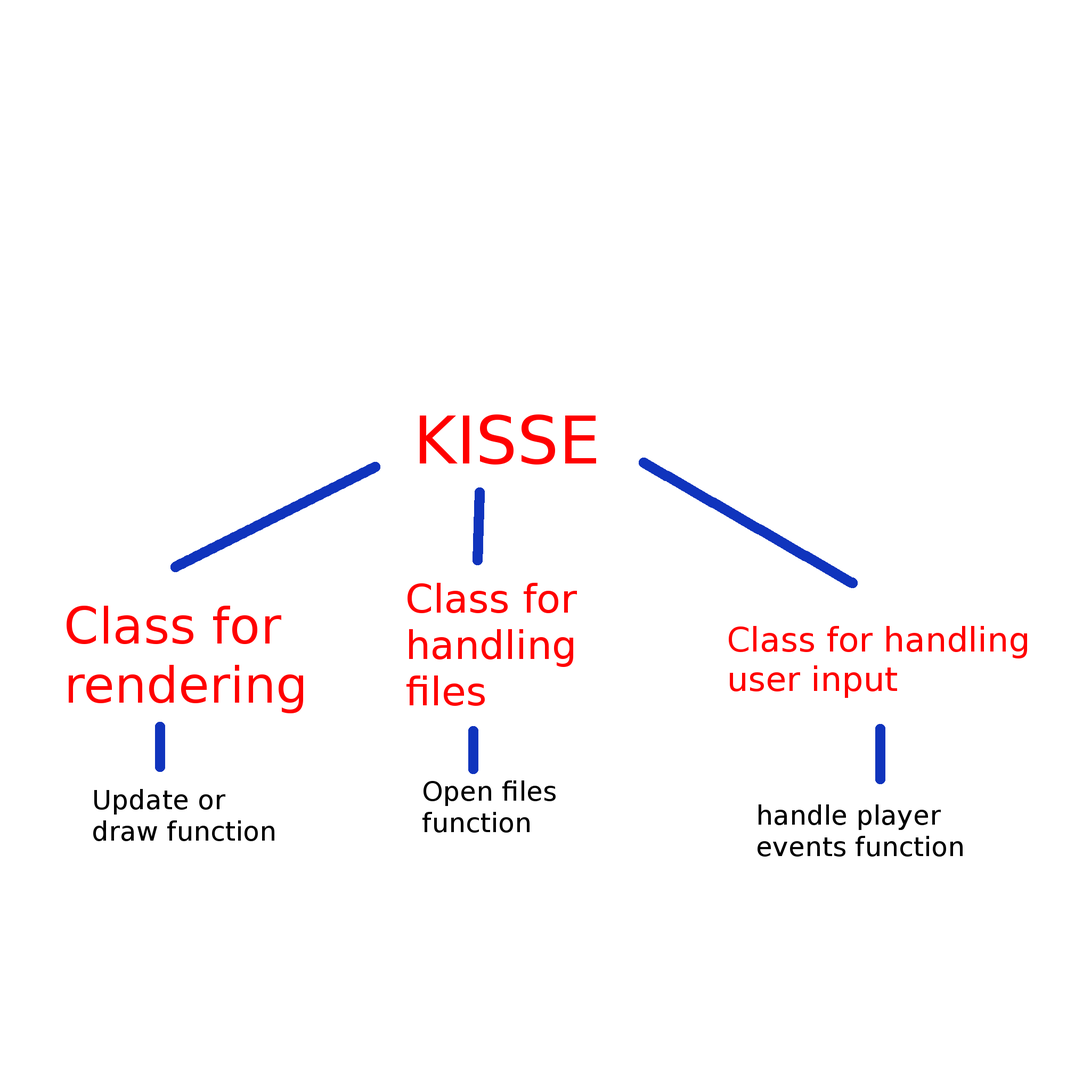
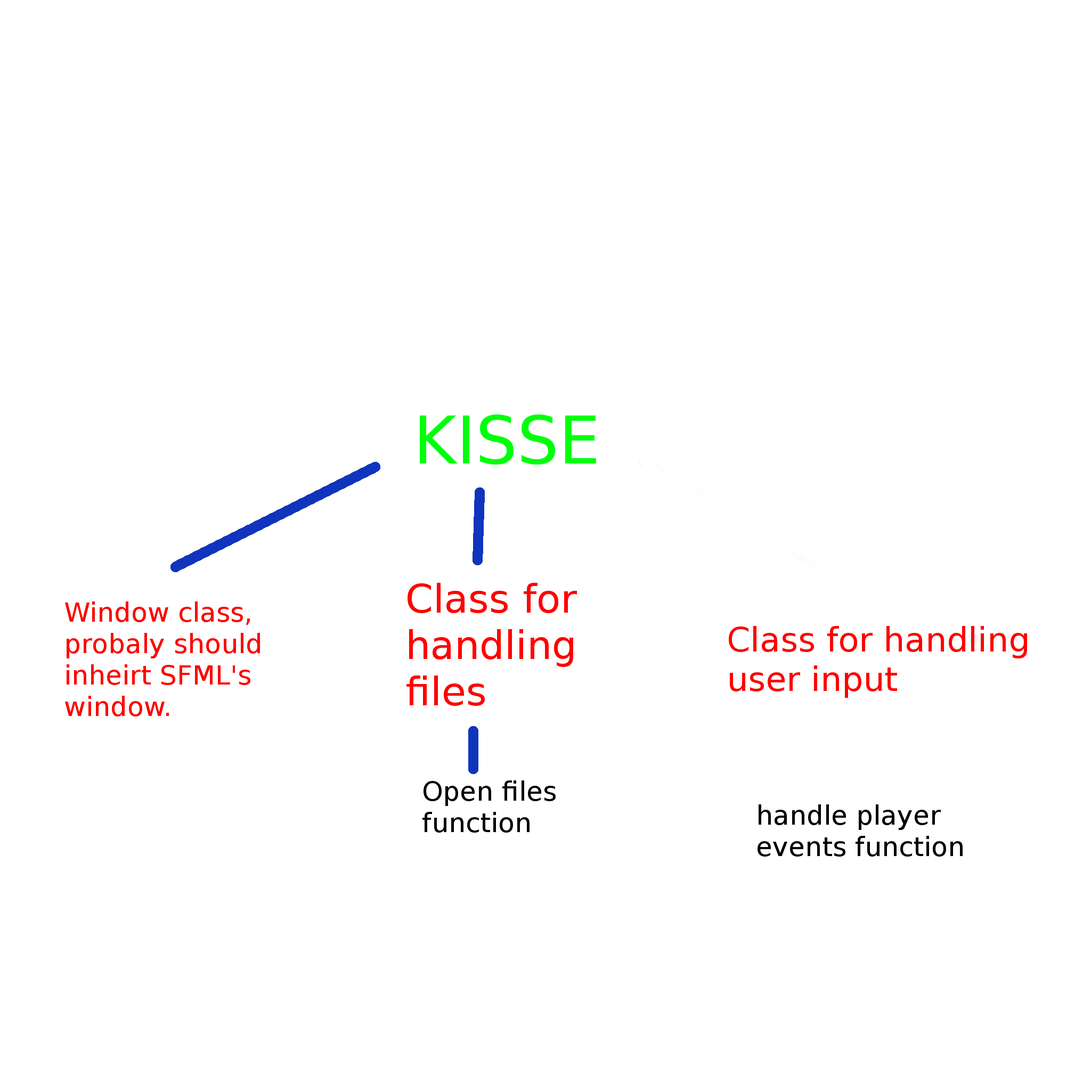
The second 1091 × 1091 image is a revision of the first. Changes to its layers:
removed layer "Update or ..." over (93, 789, 275, 842)
renamed "Class for rendering" to "Window class, probaly should i...", painted on it over (65, 601, 304, 717)
painted on "KISSE" over (419, 414, 597, 465)
painted on "Background" over (155, 457, 886, 785)
